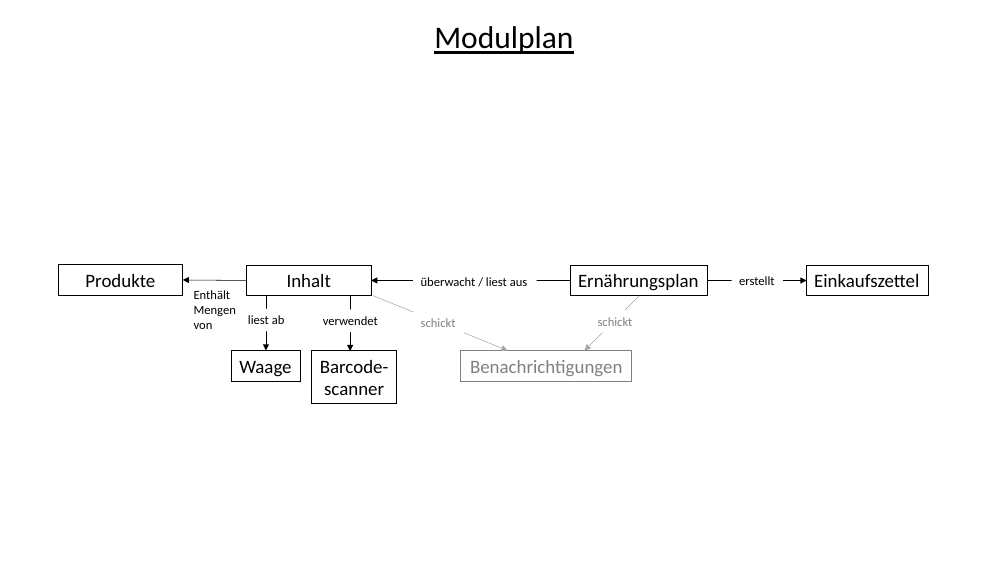
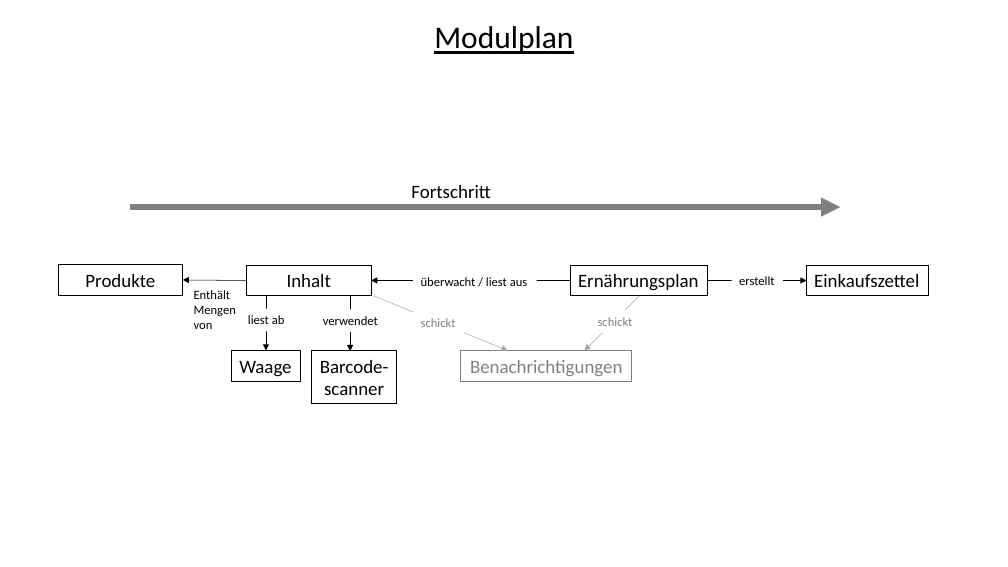
Before and after one commit to juliusbaechle/Smart-ReFITgerator, a slide deck: slide 2 of Dokumentation/grobkonzept.pptx. Drawn at 1008x567 pixels with LibreOffice and Linux fonts; fonts in the diff are those of the drawing. Boxes give left, top, right and bottom in pixels: in the first picture for what was removed or moved away, otherwise in the second. Text is boxed around its words. In the diff, an @@ line names an element or a change of style, - is before the commit and + after.

```diff
--- a/Dokumentation/grobkonzept.pptx
+++ b/Dokumentation/grobkonzept.pptx
@@ arrow added from (129, 207) to (840, 207), #808080 6 pt @@
@@ text added at (411, 185, 490, 198), 18 pt, text #000000 @@
+Fortschritt
```
Also in this commit, not shown: 1 slide added.
